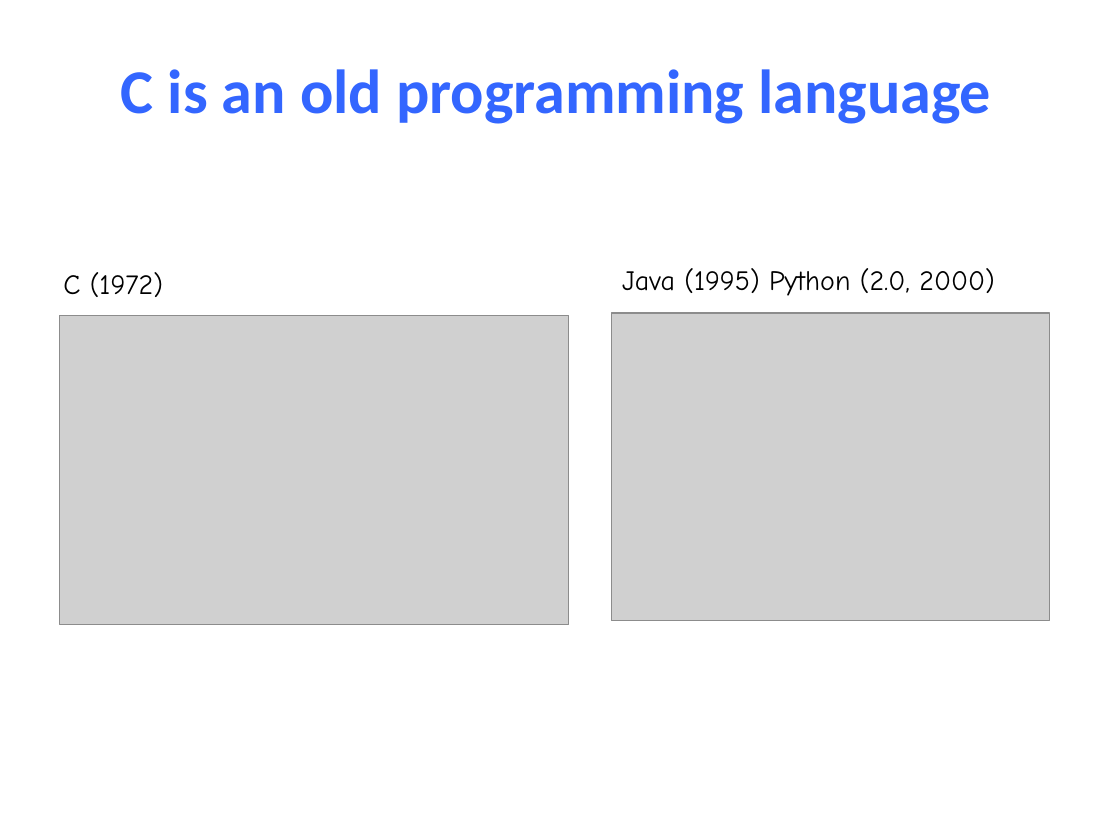
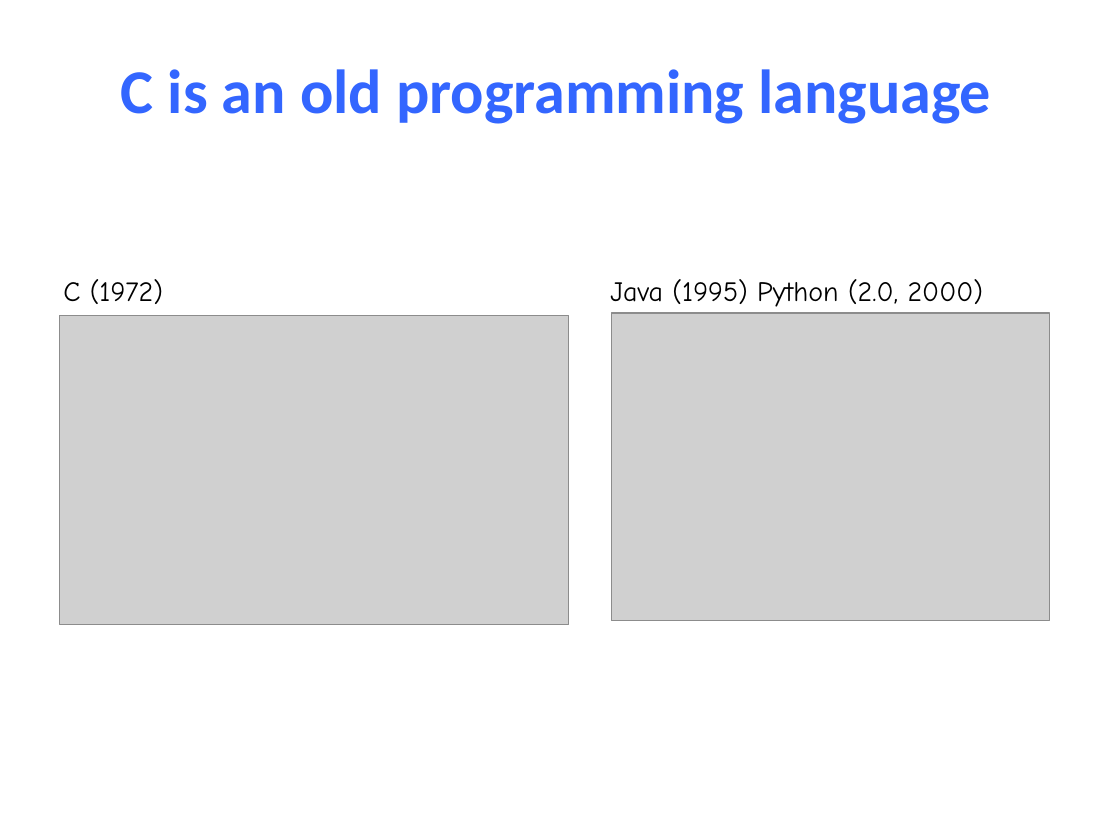
Before and after one commit to NYU-CSO/nyu-cso.github.io, a slide deck: slide 3 of notes/04-C_Basics.pptx. Drawn at 1120x840 pixels with LibreOffice and Linux fonts; fonts in the diff are those of the drawing; grey boxes stand for pictures. Boxes give left, top, right and bottom in pixels: in the first picture for what was removed or moved away, otherwise in the second. Text is boxed around its words. In the diff, an @@ line names an element or a change of style, - is before the commit and + after.

```diff
--- a/notes/04-C_Basics.pptx
+++ b/notes/04-C_Basics.pptx
@@ text "C (1972)": place and size @@
-text "C (1972)" at <box>63,272,163,297</box>
+text "C (1972)" at <box>63,279,163,304</box>
@@ text "Java (1995) Python (2.0, 2000)": place and size @@
-text "Java (1995) Python (2.0, 2000)" at <box>622,268,994,296</box>
+text "Java (1995) Python (2.0, 2000)" at <box>610,279,983,307</box>
```
Also in this commit, not shown: 16 other slides changed, 1 slide added, 8 slides removed, 1 other file.
